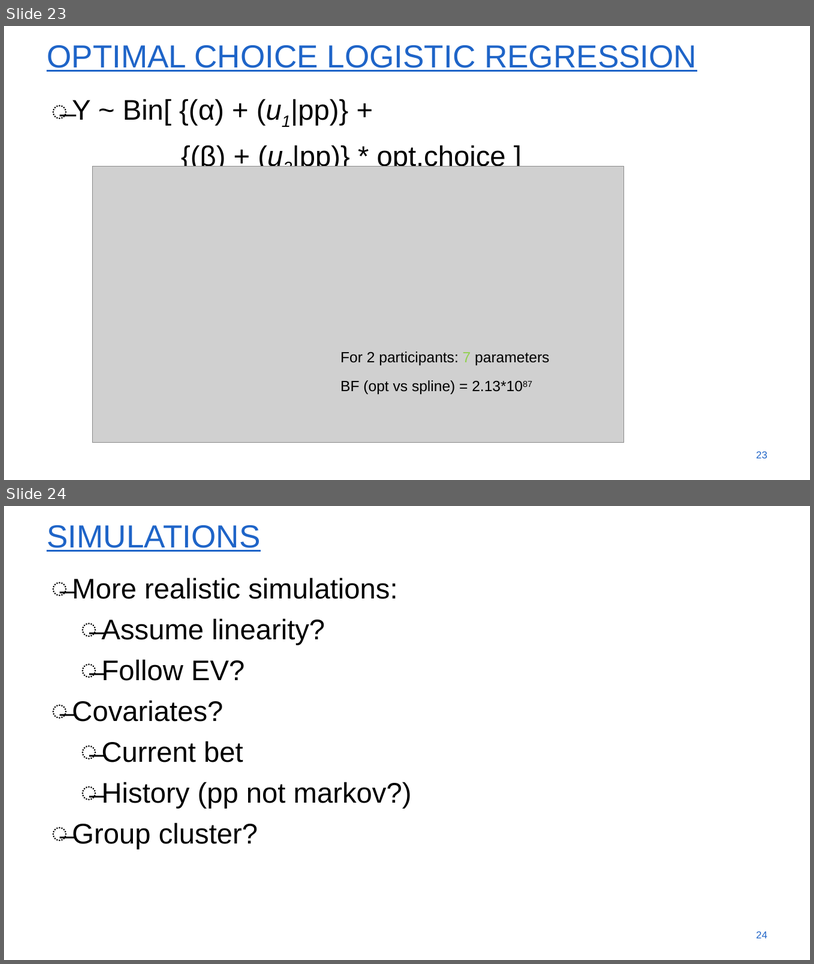
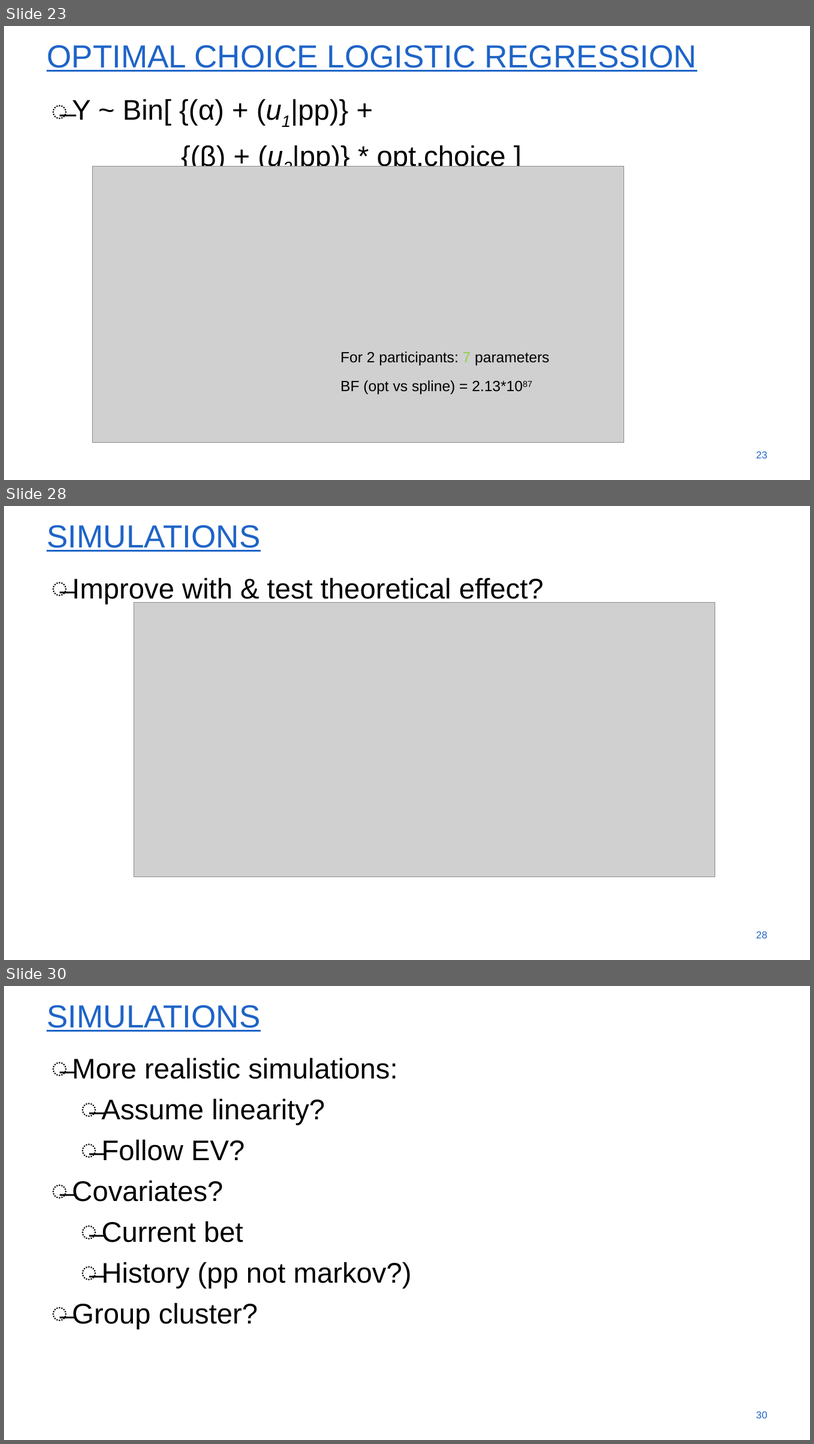
Before and after one commit to SvenWientjes/ModularGraphs-RL, a slide deck: Docs/Hierarchical reward task.pptx. Shown one above the other, each under a label of ours: slides 23 and 24 before the commit, slides 23, 28 and 30 after it; the slides between them are not shown. The pictures are 814x964 and 814x1444 pixels, drawn with LibreOffice and Linux fonts; fonts in the diff are those of the drawing; grey boxes stand for pictures; background and template pictures are left out. Boxes give left, top, right and bottom in pixels: in the first picture for what was removed or moved away, otherwise in the second. Text is boxed around its words. In the diff, an @@ line names an element or a change of style, - is before the commit and + after.

```diff
--- a/Docs/Hierarchical reward task.pptx
+++ b/Docs/Hierarchical reward task.pptx
@@ slide 28 added at (x1=4, y1=506, x2=810, y2=960), background #FFFFFF @@
@@ title added at (x1=47, y1=525, x2=260, y2=552), 54 pt, text #1E64C8, underline @@
+SIMULATIONS
@@ text added at (x1=72, y1=577, x2=544, y2=604), 48 pt, text #000000 @@
+̶ Improve with & test theoretical effect?
@@ picture added at (x1=134, y1=602, x2=715, y2=877) @@
@@ page number added at (x1=756, y1=931, x2=768, y2=938), 17.1 pt, text #1E64C8 @@
+28
@@ what was slide 24 is now slide 30 @@
@@ page number at (x1=756, y1=1411, x2=768, y2=1418): text changed @@
-24
+30
```
Also in this commit, not shown: 5 other slides added.
